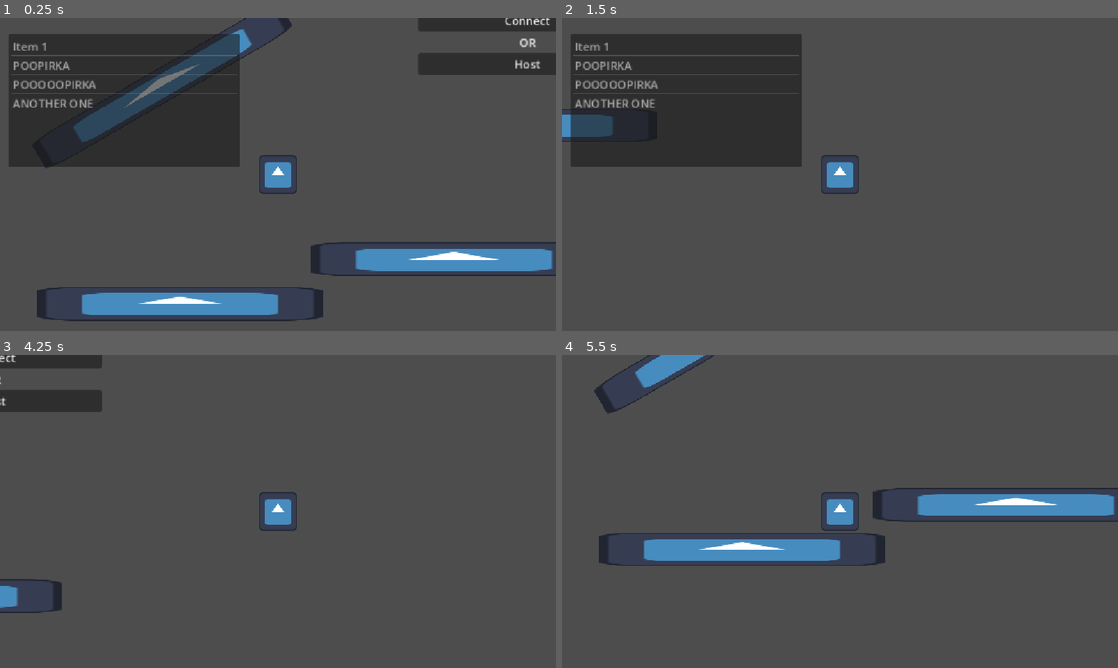
Above: before the commit, frames 1-4 (two rows, left to right).
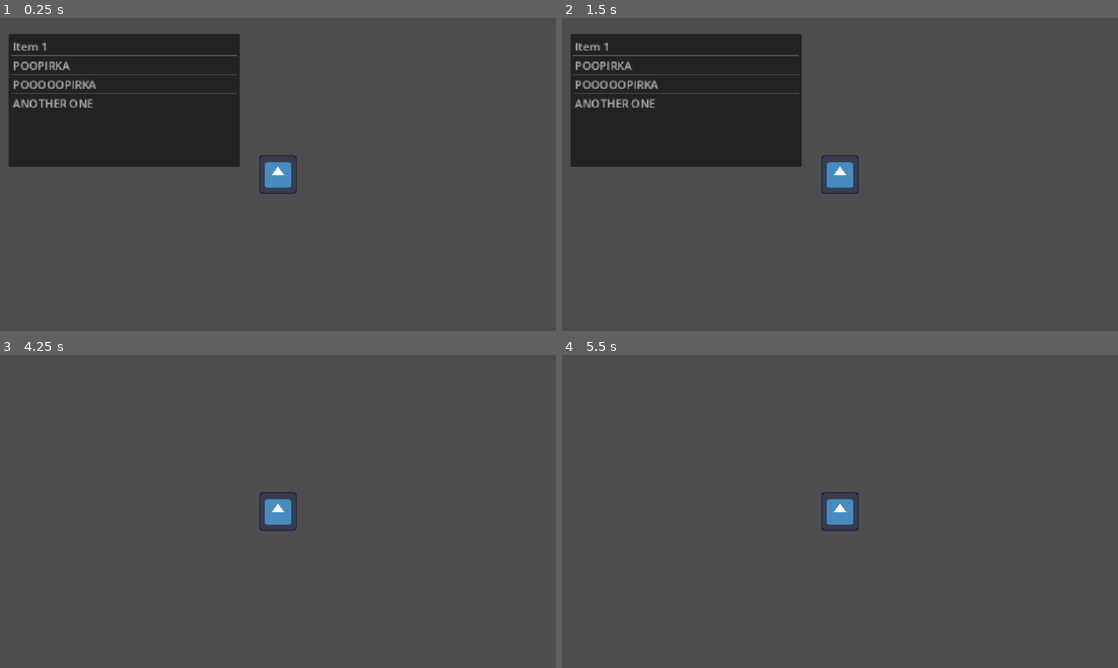
Above: after the commit, the same moments.

Repository: KosSashaHelloWorld/hello-world-4
Game: Godot game, scene res://labirinth.tscn
The game is run twice, just before and just after one commit, with the same random seed, the same clock (stepped at 60 frames per second) and the same inputs. The engine's default icon, where the game draws it, is replaced by a stand-in: a white triangle on a blue panel in a dark square.
Inputs:
- Up to frame 1 (0.25 s): no input
- Up to frame 2 (1.5 s): tap Enter at 0.5 s; hold D (move_right) 0.53-1.28 s; hold S (move_down) from 1.28 s (still down)
- Up to frame 3 (4.25 s): tap Space at 2, 3.5 s; release S (move_down) at 2.03 s; hold D (move_right) 2.03-2.78 s; tap Enter at 2.75 s; hold W (move_up) 2.78-3.53 s; hold A (move_left) from 3.53 s (still down); tap E (toggle_inventory) at 4.15 s
- Up to frame 4 (5.5 s): release A (move_left) at 5.03 s; hold S (move_down) from 5.03 s (still down)

The runs differ from the first frame. In frame 1, 12% of the frame differs, in the area x 6-100%, y 0-97%; in frame 2, 0.6%; in frame 3, 2.5%; in frame 4, 7.0%.

Commit message:
minor network fixes

Diff:
--- a/inventory.gd
+++ b/inventory.gd
@@ -8,7 +8,7 @@
 @onready var inventory = $ItemList
 
 func _process(delta):
-	if not is_multiplayer_authority():
+	if not get_parent().is_multiplayer_authority():
 		return
 	if Input.is_action_just_pressed("toggle_inventory"):
 		inventory.visible = not inventory.visible
--- a/labirinth.gd
+++ b/labirinth.gd
@@ -1,18 +1,15 @@
 extends Node2D
 
+@onready var spawner: MultiplayerSpawner = $MultiplayerSpawner
 
-# Called when the node enters the scene tree for the first time.
 func _ready() -> void:
 	if multiplayer.is_server():
-		multiplayer.peer_connected.connect(_on_peer_connected)
+		multiplayer.peer_connected.connect(_spawn_player)
+		# spawn for the host itself
+		_spawn_player(multiplayer.get_unique_id())
 
-func _on_peer_connected(id: int):
-	var player = preload("res://Player.tscn").instantiate()
-	player.name = str(id)  # Имя узла = ID пира, для authority
-	player.set_multiplayer_authority(id)  # Этот игрок управляет собой
-	print("player: %d connected" % id)
-	$".".add_child(player, true)  # force_readable_name
-
-# Called every frame. 'delta' is the elapsed time since the previous frame.
-func _process(delta: float) -> void:
-	pass
+func _spawn_player(id: int) -> void:
+	var player := preload("res://Player.tscn").instantiate()
+	player.name = str(id)
+	player.set_multiplayer_authority(id)
+	add_child(player, true)
--- a/labirinth.tscn
+++ b/labirinth.tscn
@@ -7,6 +7,9 @@
 
 [node name="Node2D" type="Node2D" unique_id=177218335]
 script = ExtResource("1_lxr0d")
+
+[node name="MultiplayerSpawner" type="MultiplayerSpawner" parent="." unique_id=1310978465]
+spawn_path = NodePath("../Player")
 
 [node name="DebugPlarform" parent="." unique_id=1508713613 instance=ExtResource("2_wt3ke")]
 position = Vector2(-44, 58)
